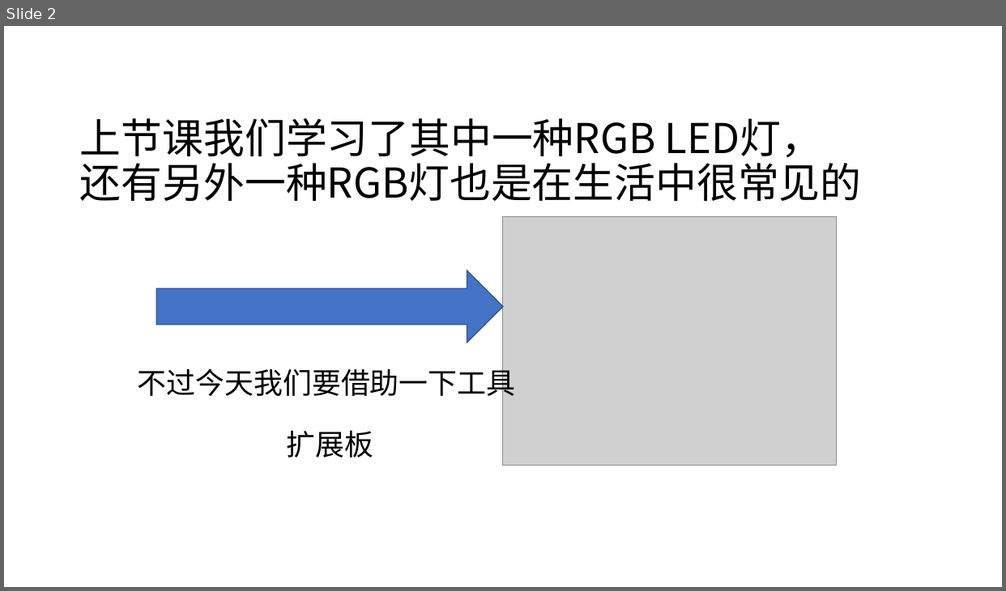
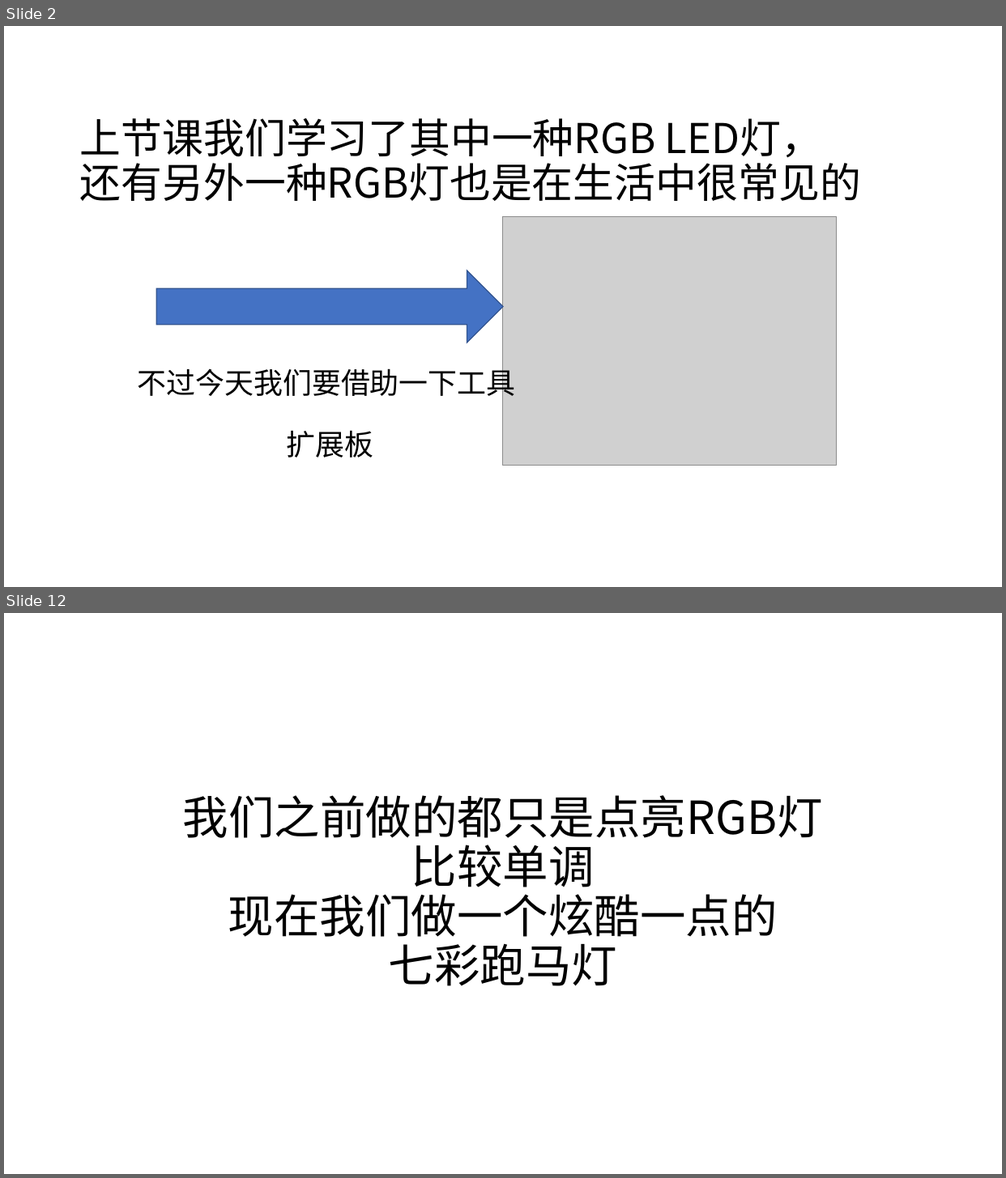
Before and after one commit to chenjiegd/microbit_Repository, a slide deck: micro_bit/microbit课件/4.点亮RGB灯.pptx. Shown one above the other, each under a label of ours: slide 2 before the commit, slides 2 and 12 after it; the slides between them are not shown. The pictures are 1006x591 and 1006x1178 pixels, drawn with LibreOffice and Linux fonts; fonts in the diff are those of the drawing; grey boxes stand for pictures. Boxes give left, top, right and bottom in pixels: in the first picture for what was removed or moved away, otherwise in the second. Text is boxed around its words. In the diff, an @@ line names an element or a change of style, - is before the commit and + after.

```diff
--- a/micro_bit/microbit课件/4.点亮RGB灯.pptx
+++ b/micro_bit/microbit课件/4.点亮RGB灯.pptx
@@ slide 12 added at [4,613,1002,1174], background #FFFFFF @@
@@ title added at [183,795,823,986], 44 pt, text #000000 @@
+我们之前做的都只是点亮RGB灯
+比较单调
+现在我们做一个炫酷一点的
+七彩跑马灯
```
Also in this commit, not shown: 17 other slides added, 1 slide removed.
